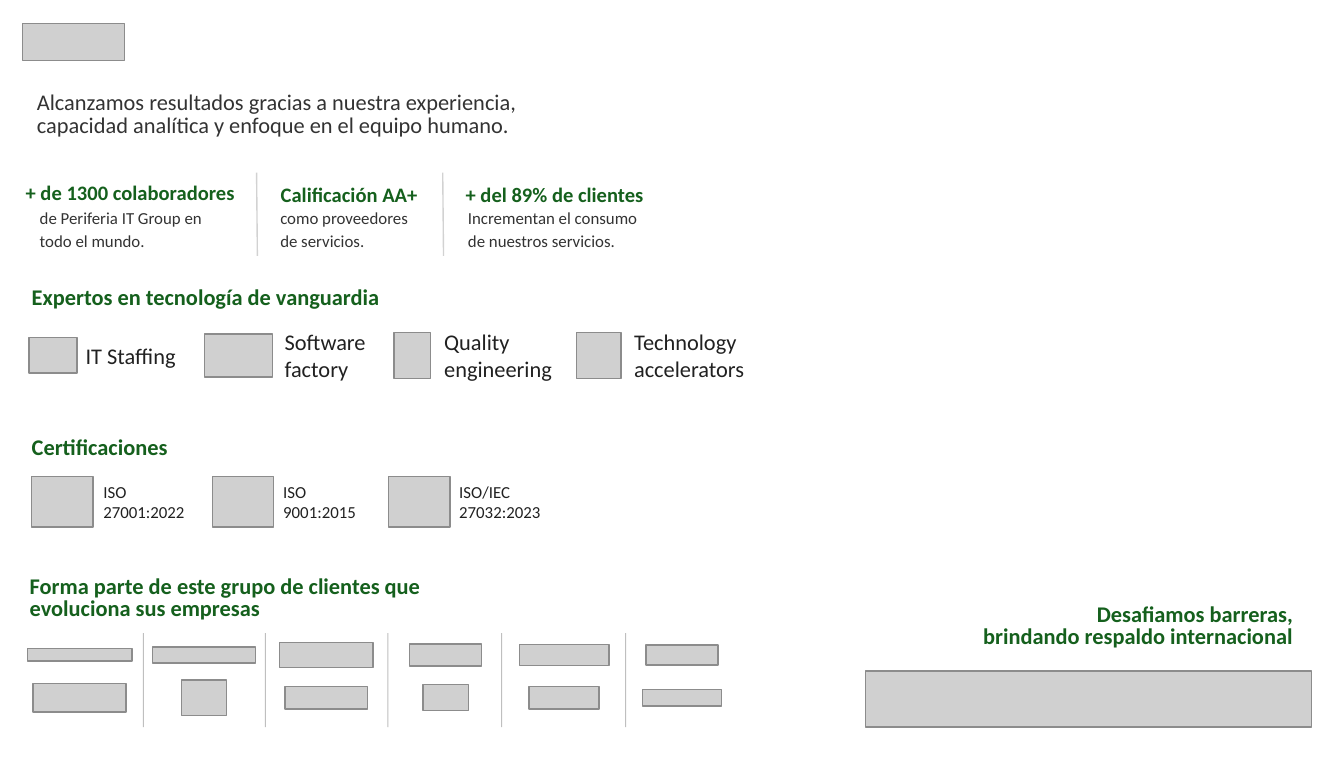
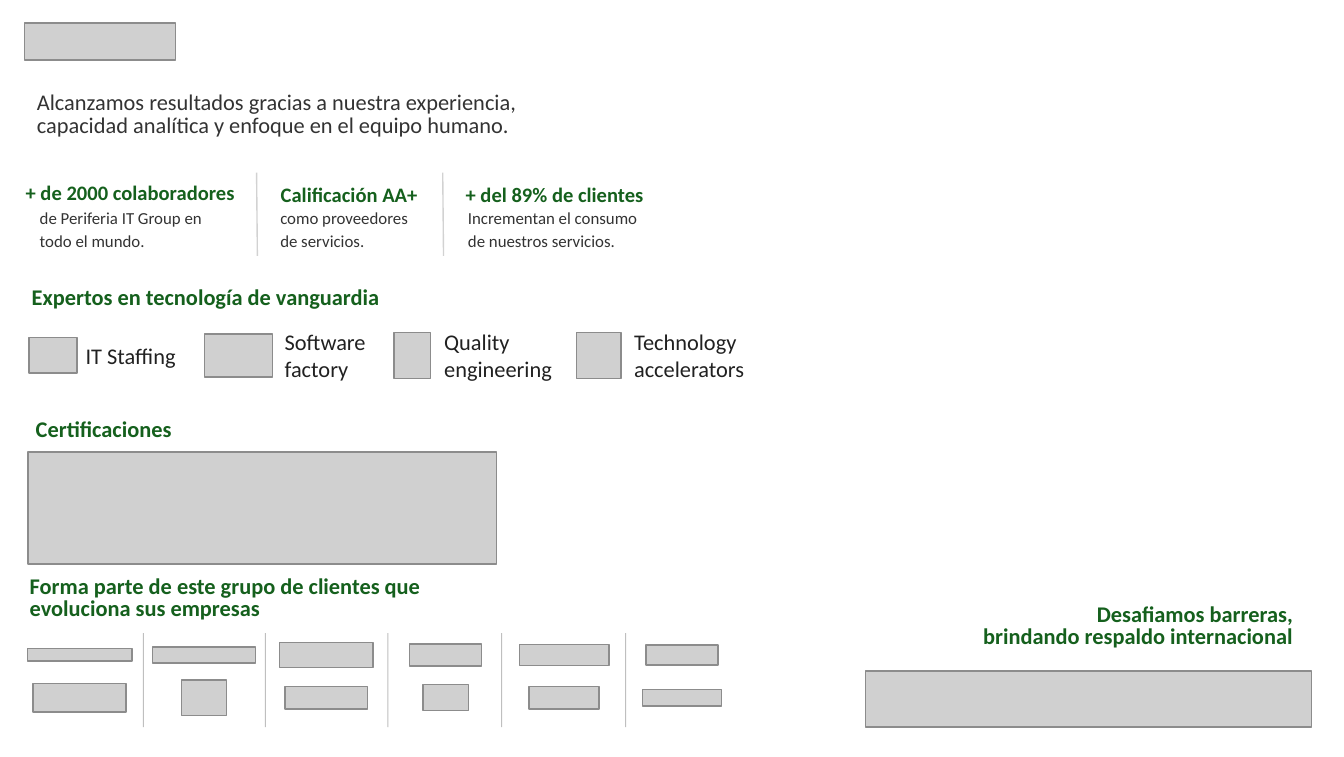
Before and after one commit to KevinLopez25/Solutions, a slide deck: slide 2 of backend/templates/CS-FR-011-PROPUESTA_COMERCIAL_CBIT.pptx. Drawn at 1344x757 pixels with LibreOffice and Linux fonts; fonts in the diff are those of the drawing; grey boxes stand for pictures; background and template pictures are left out. Boxes give left, top, right and bottom in pixels: in the first picture for what was removed or moved away, otherwise in the second. Text is boxed around its words. In the diff, an @@ line names an element or a change of style, - is before the commit and + after.

```diff
--- a/backend/templates/CS-FR-011-PROPUESTA_COMERCIAL_CBIT.pptx
+++ b/backend/templates/CS-FR-011-PROPUESTA_COMERCIAL_CBIT.pptx
@@ picture: place and size @@
-picture at box(23, 24, 125, 60)
+picture at box(24, 23, 175, 60)
@@ text at box(40, 185, 235, 200): text changed @@
-+ de 1300 colaboradores
++ de 2000 colaboradores
@@ text "Certificaciones": place and size @@
-text "Certificaciones" at box(32, 439, 168, 455)
+text "Certificaciones" at box(36, 421, 172, 437)
@@ picture added at box(28, 452, 496, 563) @@
@@ group removed at box(32, 476, 540, 527): 3 pictures, 3 texts @@
-ISO
-27001:2022
-ISO
-9001:2015
-ISO/IEC
-27032:2023
```
Also in this commit, not shown: 9 other slides changed, 3 other files.
